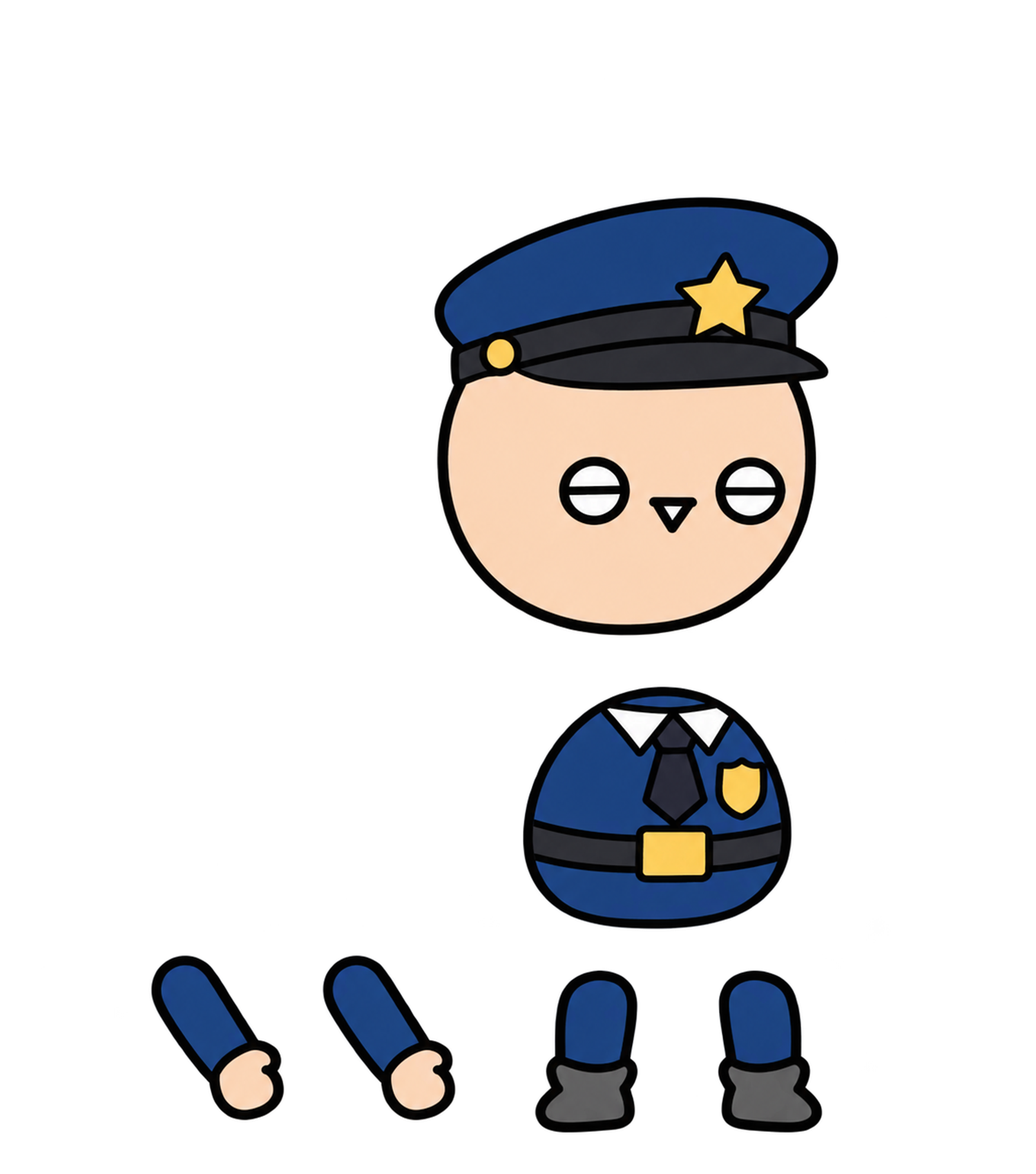
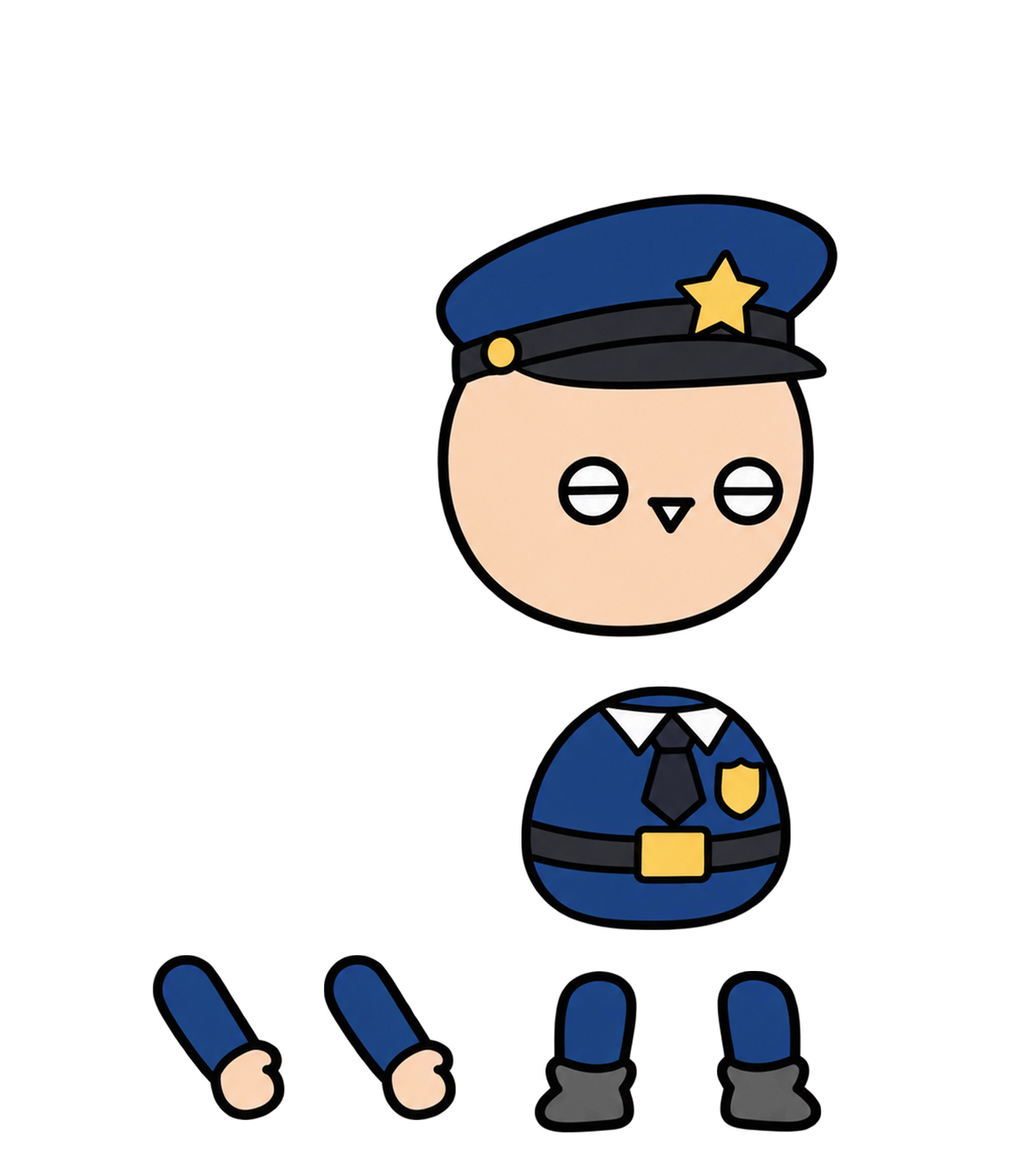
Before/after of a 1036×1174 layered artwork. What changed in the layer stack:
painted on "머리" over [left=432, top=193, right=839, bottom=639]
painted on "몸통" over [left=521, top=686, right=794, bottom=932]
painted on "팔1" over [left=149, top=954, right=286, bottom=1123]
painted on "팔2" over [left=277, top=954, right=458, bottom=1123]
painted on "다리1" over [left=532, top=969, right=638, bottom=1135]
painted on "다리2" over [left=695, top=923, right=823, bottom=1135]
